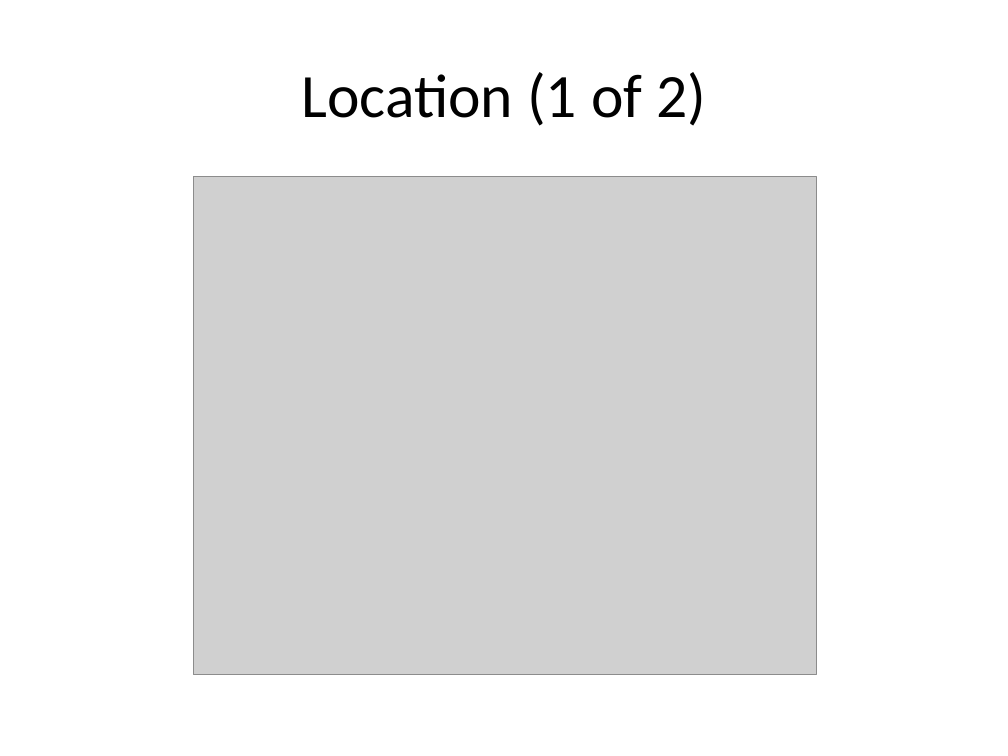
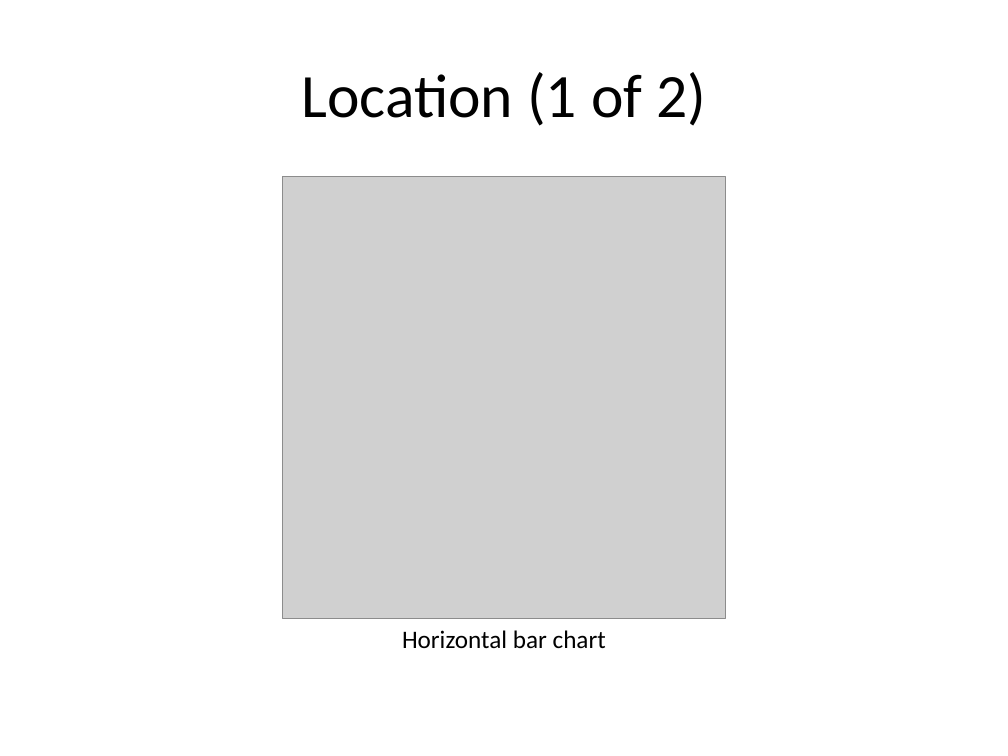
Before and after one commit to pmean/data-visualization, a slide deck: slide 29 of data-viz-02/src/data-visualization-02-bars.pptx (slide 45 before the commit). Drawn at 1008x756 pixels with LibreOffice and Linux fonts; fonts in the diff are those of the drawing; grey boxes stand for pictures. Boxes give left, top, right and bottom in pixels: in the first picture for what was removed or moved away, otherwise in the second. Text is boxed around its words. In the diff, an @@ line names an element or a change of style, - is before the commit and + after.

```diff
--- a/data-viz-02/src/data-visualization-02-bars.pptx
+++ b/data-viz-02/src/data-visualization-02-bars.pptx
@@ picture: place and size @@
-picture at (194,176,816,674)
+picture at (283,176,726,619)
@@ text added at (402,630,606,649), 18 pt, text #000000 @@
+Horizontal bar chart
```
Also in this commit, not shown: 15 other slides changed, 5 slides added, 21 slides removed, 47 other files.
